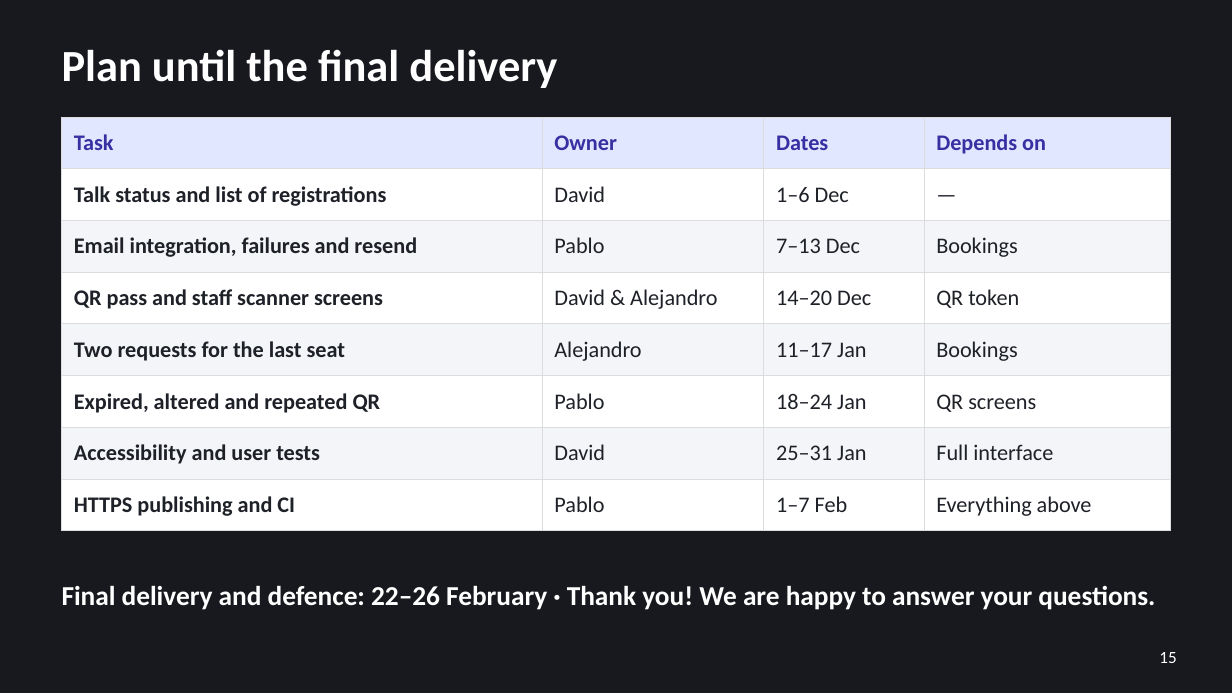
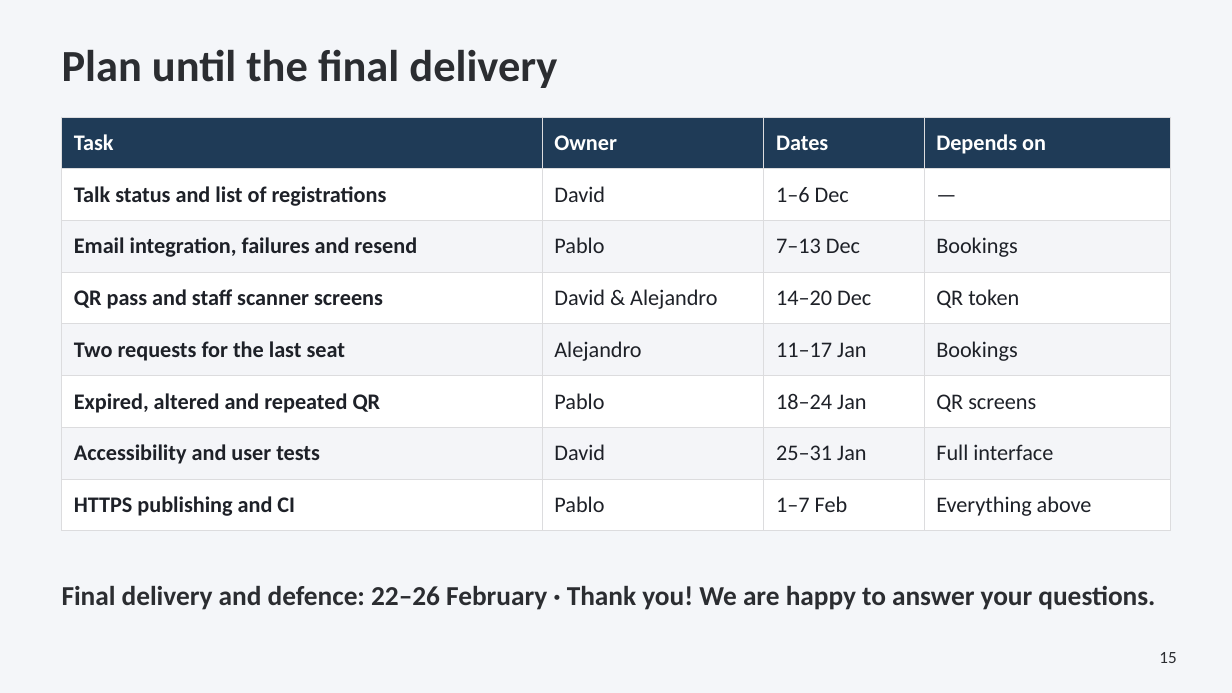
Before and after one commit to pablopedron/SABITECH, a slide deck: slide 15 of documents/Presentacion/07_2_DAW_Intermodular_1Evaluacion_SABITECH_WEB_Presentacion.pptx. Drawn at 1232x693 pixels with LibreOffice and Linux fonts; fonts in the diff are those of the drawing; background and template pictures are left out. Boxes give left, top, right and bottom in pixels: in the first picture for what was removed or moved away, otherwise in the second. Text is boxed around its words. In the diff, an @@ line names an element or a change of style, - is before the commit and + after.

```diff
--- a/documents/Presentacion/07_2_DAW_Intermodular_1Evaluacion_SABITECH_WEB_Presentacion.pptx
+++ b/documents/Presentacion/07_2_DAW_Intermodular_1Evaluacion_SABITECH_WEB_Presentacion.pptx
@@ background #17191F to #F4F6F9 @@
@@ table at (x1=62, y1=117, x2=1170, y2=520) @@
@@ fill #E0E7FF to #1F3B57 in row 1 @@
@@ text colour #3730A3 to #FFFFFF in "Task", "Owner", "Dates", "Depends on" @@
@@ text colour #FFFFFF to #2B2D31 in 3 elements at (x1=62, y1=49, x2=557, y2=88), (x1=62, y1=586, x2=1155, y2=610), (x1=1159, y1=652, x2=1176, y2=663) @@
```
Also in this commit, not shown: 14 other slides changed.
